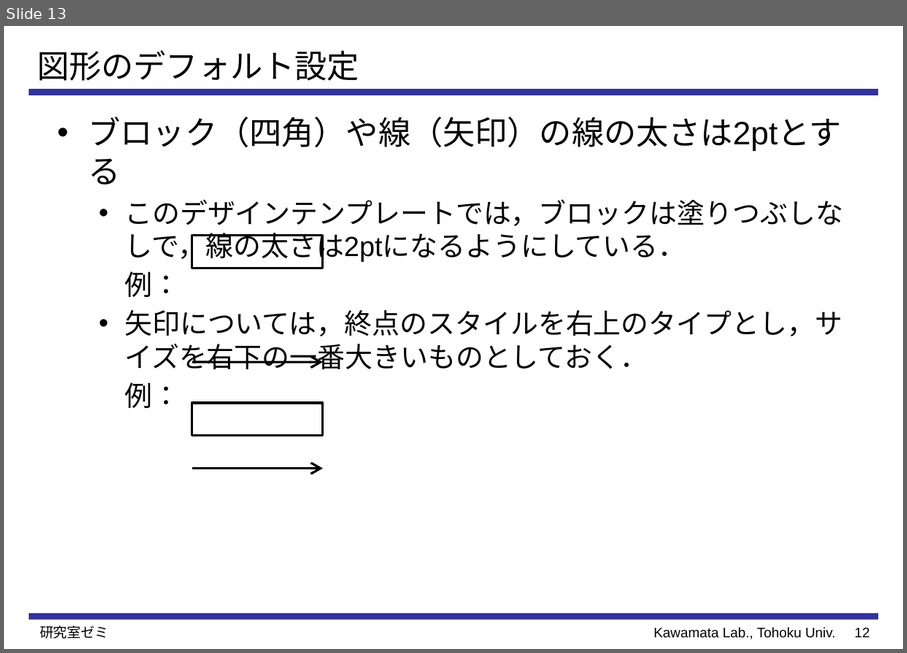
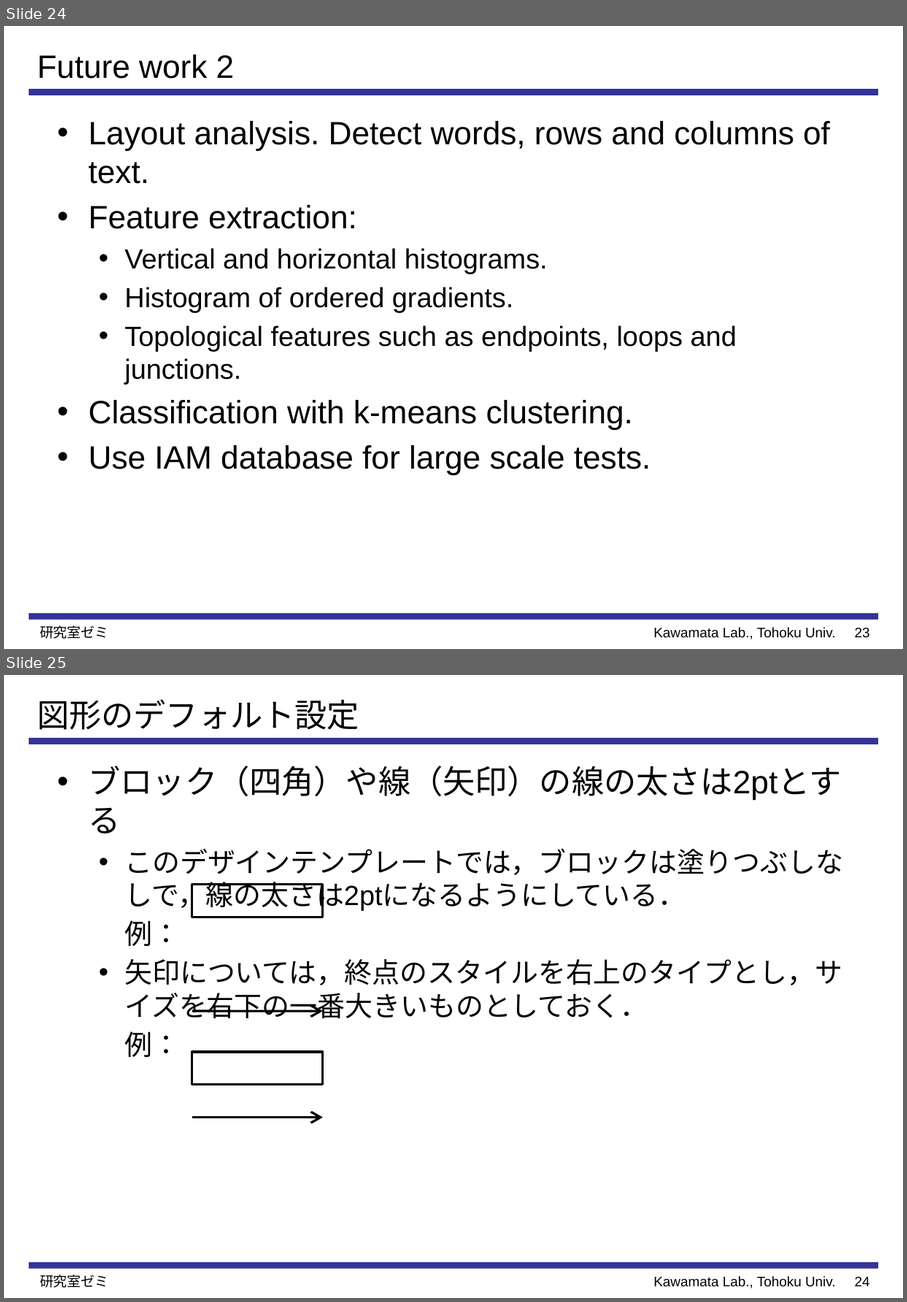
Before and after one commit to Perttu-/Handwriting-recognition, a slide deck: reports & presentations/Preprocessing and Feature Extraction for.pptx. Shown one above the other, each under a label of ours: slide 13 before the commit, slides 24 and 25 after it. The pictures are 907x653 and 907x1302 pixels, drawn with LibreOffice and Linux fonts; fonts in the diff are those of the drawing. Boxes give left, top, right and bottom in pixels: in the first picture for what was removed or moved away, otherwise in the second. Text is boxed around its words. In the diff, an @@ line names an element or a change of style, - is before the commit and + after.

```diff
--- a/reports & presentations/Preprocessing and Feature Extraction for.pptx
+++ b/reports & presentations/Preprocessing and Feature Extraction for.pptx
@@ slide 24 added at [4, 26, 903, 649], background #FFFFFF; not listed: 3 template elements that a slide beside it also shows @@
@@ title added at [37, 54, 235, 79], 28 pt, text #000000 @@
+Future work 2
@@ text added at [89, 121, 830, 475], 28 pt, text #000000 @@
+• Layout analysis. Detect words, rows and columns of text.
+• Feature extraction:
+  • Vertical and horizontal histograms.
+  • Histogram of ordered gradients.
+  • Topological features such as endpoints, loops and junctions.
+• Classification with k-means clustering.
+• Use IAM database for large scale tests.
@@ text added at [40, 625, 109, 638], 12 pt, text #000000 @@
+研究室ゼミ
@@ page number added at [855, 627, 871, 637], 12 pt, text #000000 @@
+23
@@ what was slide 13 is now slide 25 @@
@@ page number at [855, 1276, 871, 1286]: text changed @@
-12
+24
```
Also in this commit, not shown: 10 slides changed, 11 other slides added, 11 other files.
